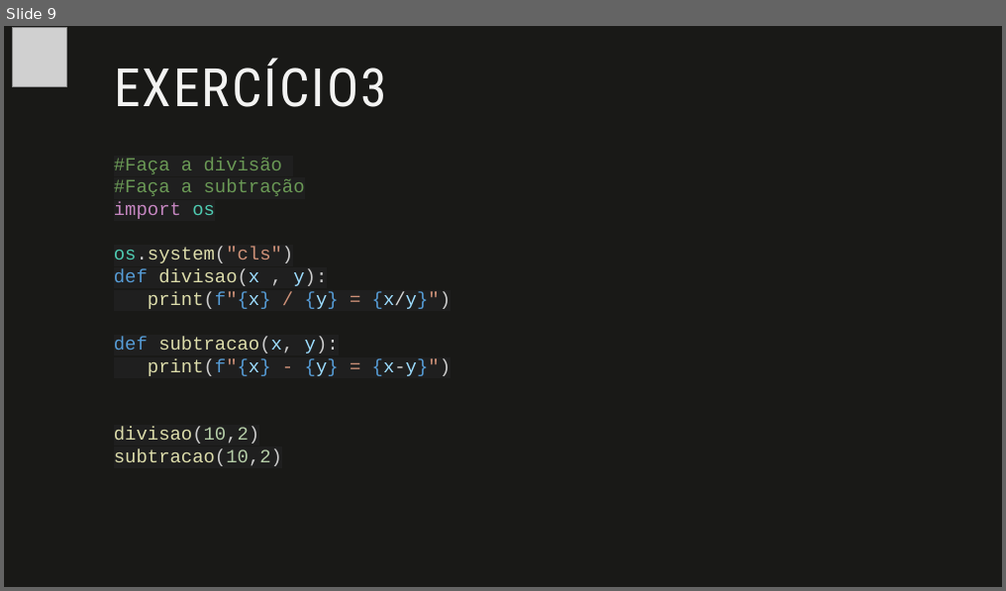
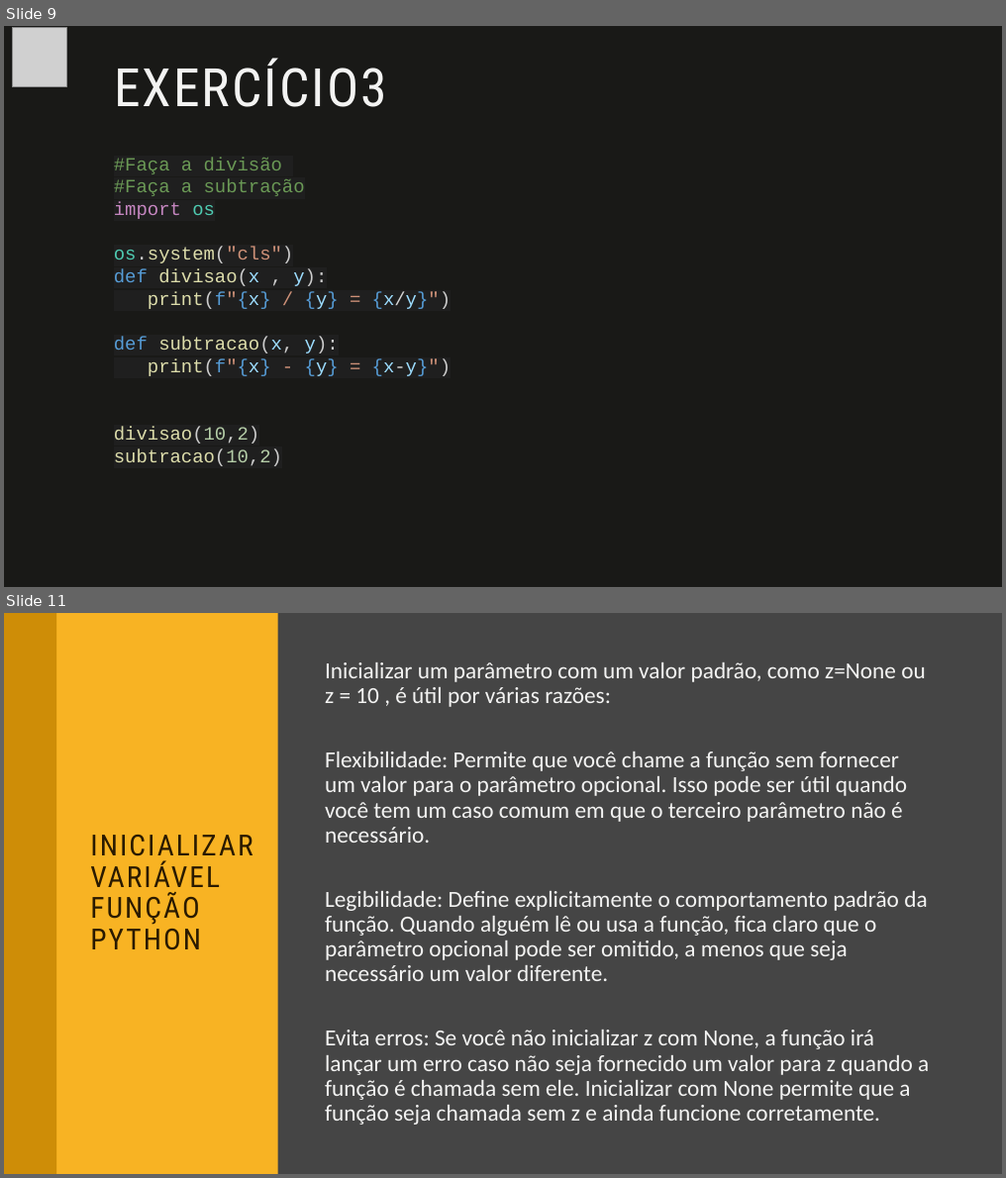
Before and after one commit to fabio-sudo/PythonCurso, a slide deck: Python_Dev/Python Intermediário/Material Python/1- Funções em Python.pptx. Shown one above the other, each under a label of ours: slide 9 before the commit, slides 9 and 11 after it; the slides between them are not shown. The pictures are 1006x591 and 1006x1178 pixels, drawn with LibreOffice and Linux fonts; fonts in the diff are those of the drawing; grey boxes stand for pictures. Boxes give left, top, right and bottom in pixels: in the first picture for what was removed or moved away, otherwise in the second. Text is boxed around its words. In the diff, an @@ line names an element or a change of style, - is before the commit and + after.

```diff
--- a/Python_Dev/Python Intermediário/Material Python/1- Funções em Python.pptx
+++ b/Python_Dev/Python Intermediário/Material Python/1- Funções em Python.pptx
@@ slide 11 added at [4, 613, 1002, 1174], background #454545 @@
@@ freeform shape added at [4, 613, 76, 1174], fill #F3F3F2 @@
@@ rectangle added at [4, 613, 1002, 1174], fill #454545 @@
@@ rectangle added at [4, 613, 278, 1174], fill #F8B323 @@
@@ rectangle added at [4, 613, 56, 1174], fill #CE8D07 @@
@@ rectangle added at [979, 613, 1002, 1174], fill #F8B323 @@
@@ text added at [325, 663, 929, 1125], 22.2 pt, text #F3F3F2 @@
+Inicializar um parâmetro com um valor padrão, como z=None ou z = 10 , é útil por várias razões:
+Flexibilidade: Permite que você chame a função sem fornecer um valor para o parâmetro opcional. Isso pode ser útil quando você tem um caso comum em que o terceiro parâmetro não é necessário.
+Legibilidade: Define explicitamente o comportamento padrão da função. Quando alguém lê ou usa a função, fica claro que o parâmetro opcional pode ser omitido, a menos que seja necessário um valor diferente.
+Evita erros: Se você não inicializar z com None, a função irá lançar um erro caso não seja fornecido um valor para z quando a função é chamada sem ele. Inicializar com None permite que a função seja chamada sem z e ainda funcione corretamente.
@@ title added at [90, 835, 252, 951], 28 pt, text #2A1A00 @@
+INICIALIZAR
+VARIÁVEL
+FUNÇÃO PYTHON
```
Also in this commit, not shown: 6 other slides added, 1 slide removed, 3 other files.
